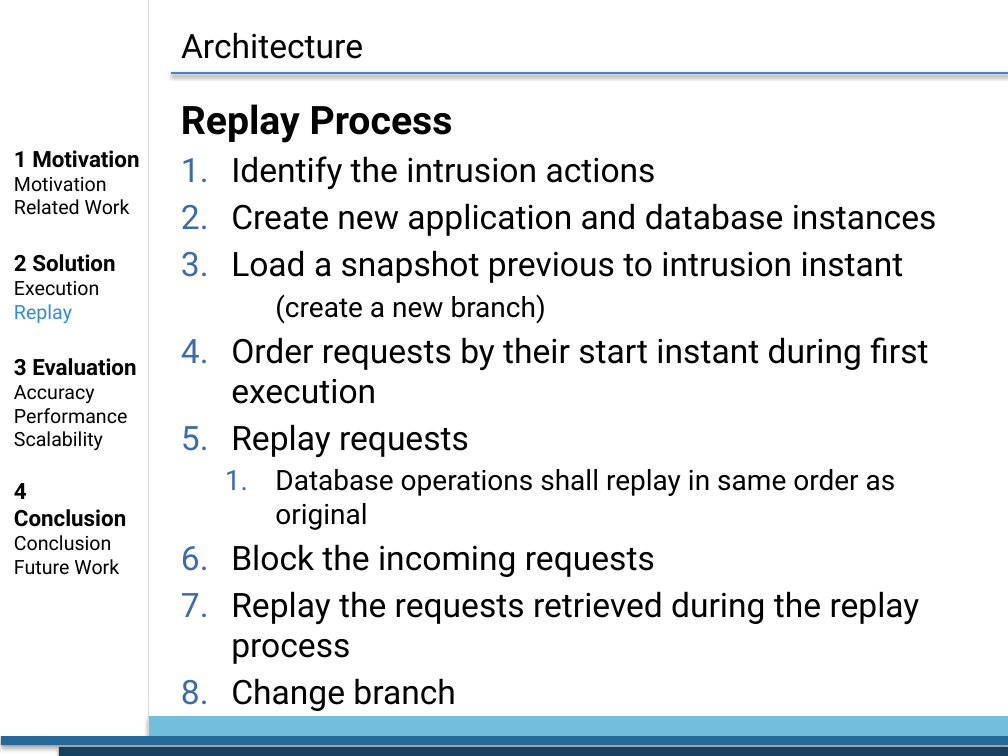
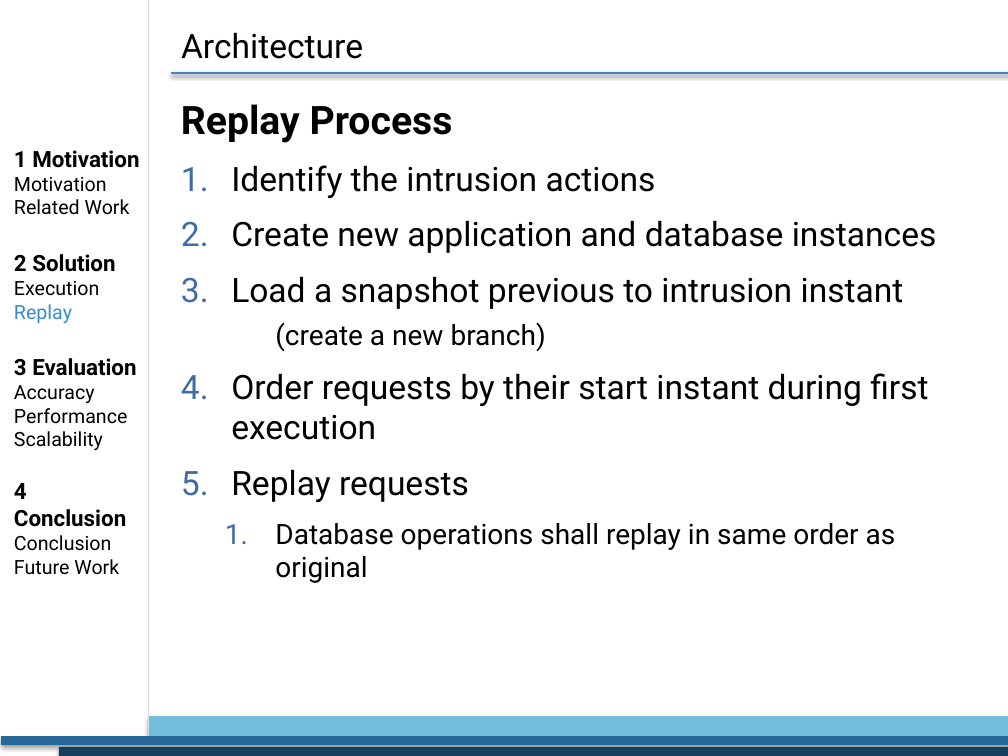
Before and after one commit to dnascimento/Thesis, a slide deck: slide 12 of Presentation_thesis/Powerpoint.pptx (slide 11 before the commit). Drawn at 1008x756 pixels with LibreOffice and Linux fonts; fonts in the diff are those of the drawing; background and template pictures are left out. Boxes give left, top, right and bottom in pixels: in the first picture for what was removed or moved away, otherwise in the second. Text is boxed around its words. In the diff, an @@ line names an element or a change of style, - is before the commit and + after.

```diff
--- a/Presentation_thesis/Powerpoint.pptx
+++ b/Presentation_thesis/Powerpoint.pptx
@@ text "Replay Process" at [181, 104, 937, 583]: more space between paragraphs @@
@@ text at [231, 544, 920, 711]: paragraphs removed @@
-6. Block the incoming requests
-7. Replay the requests retrieved during the replay process
-8. Change branch
```
Also in this commit, not shown: 1 other slide changed, 2 slides added, 5 other files.
